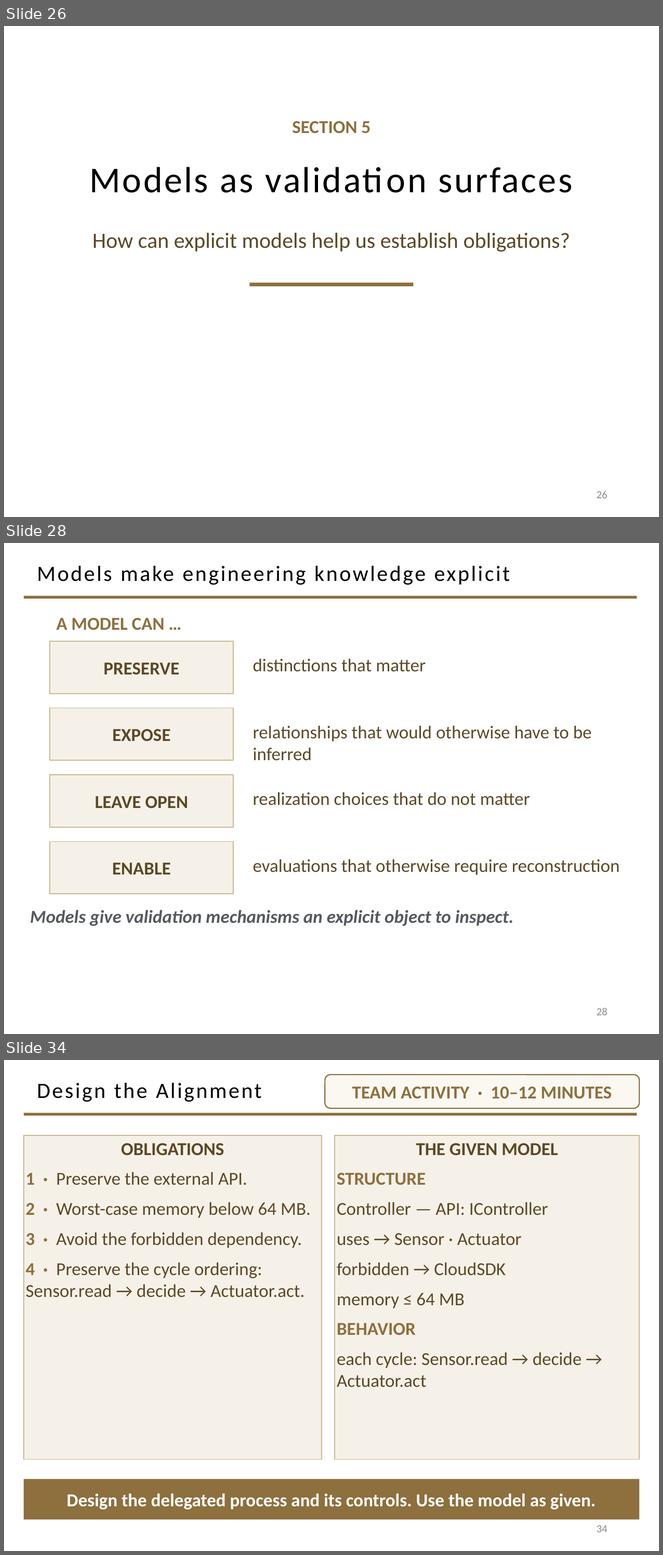
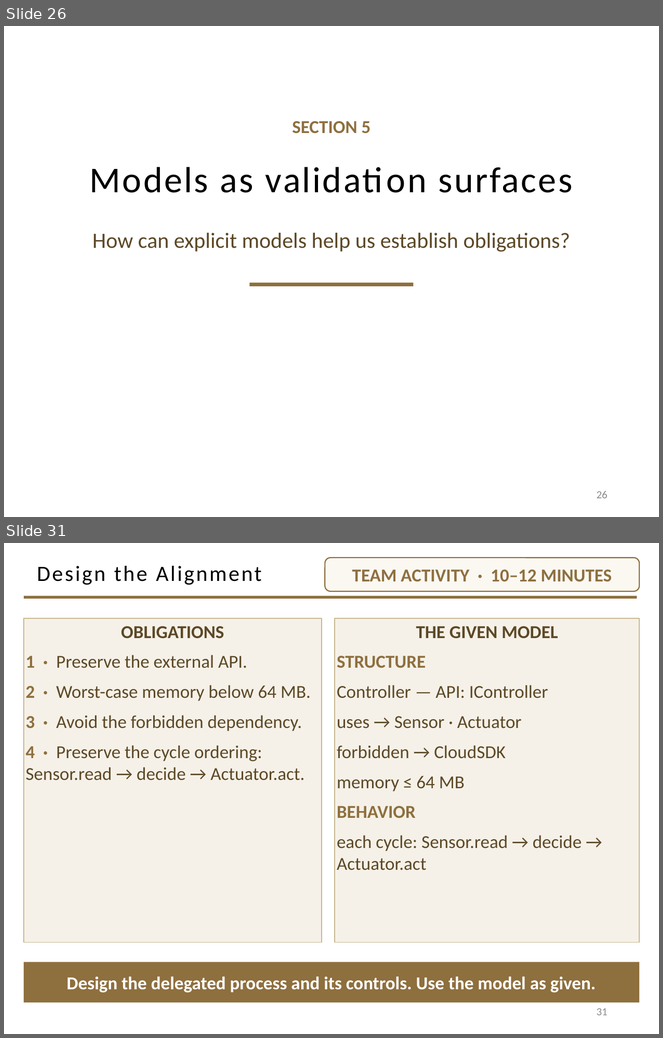
Before and after one commit to davisjam/model-based-agentic-software-engineering, a slide deck: course/lectures/act-2-delegation-and-control/03-alignment/2-3-Alignment.pptx. Shown one above the other, each under a label of ours: slides 26, 28 and 34 before the commit, slides 26 and 31 after it; the slides between them are not shown. The pictures are 663x1555 and 663x1038 pixels, drawn with LibreOffice and Linux fonts; fonts in the diff are those of the drawing; background and template pictures are left out. Boxes give left, top, right and bottom in pixels: in the first picture for what was removed or moved away, otherwise in the second. Text is boxed around its words. In the diff, an @@ line names an element or a change of style, - is before the commit and + after.

Commit message:
deck 2-3: section 5 merges — models buy-us into lab-models slide, static/dynamic to two slides with corrected lab questions, agreement triangle absorbs three-kinds-of-claim (36->33)

```diff
--- a/course/lectures/act-2-delegation-and-control/03-alignment/2-3-Alignment.pptx
+++ b/course/lectures/act-2-delegation-and-control/03-alignment/2-3-Alignment.pptx
@@ slide 28 removed at [4, 543, 659, 1034], background #FFFFFF; not listed: 1 template element that a slide beside it also shows @@
@@ title removed at [37, 565, 510, 585] @@
-Models make engineering knowledge explicit
@@ text removed at [57, 618, 165, 630] @@
-A MODEL CAN …
@@ rectangle removed at [50, 641, 233, 694] @@
-PRESERVE
@@ text removed at [253, 658, 426, 672] @@
-distinctions that matter
@@ rectangle removed at [50, 708, 233, 760] @@
-EXPOSE
@@ text removed at [253, 726, 592, 761] @@
-relationships that would otherwise have to be inferred
@@ rectangle removed at [50, 775, 233, 827] @@
-LEAVE OPEN
@@ text removed at [253, 792, 530, 806] @@
-realization choices that do not matter
@@ rectangle removed at [50, 842, 233, 894] @@
-ENABLE
@@ text removed at [253, 859, 620, 875] @@
-evaluations that otherwise require reconstruction
@@ text removed at [30, 910, 514, 926] @@
-Models give validation mechanisms an explicit object to inspect.
@@ page number removed at [597, 1008, 608, 1016] @@
-28
@@ what was slide 34 is now slide 31 @@
@@ page number at [597, 1008, 608, 1016]: text changed @@
-34
+31
```
Also in this commit, not shown: 3 slides changed, 1 slide added, 3 other slides removed.
